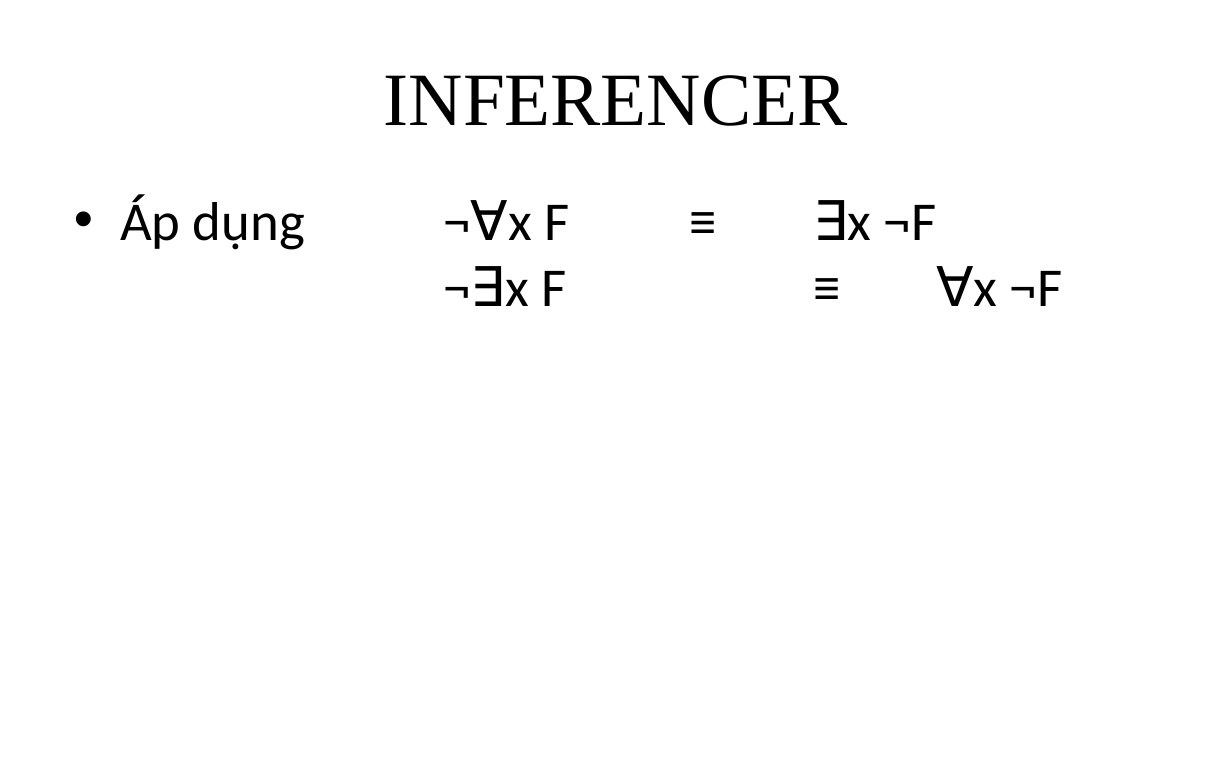
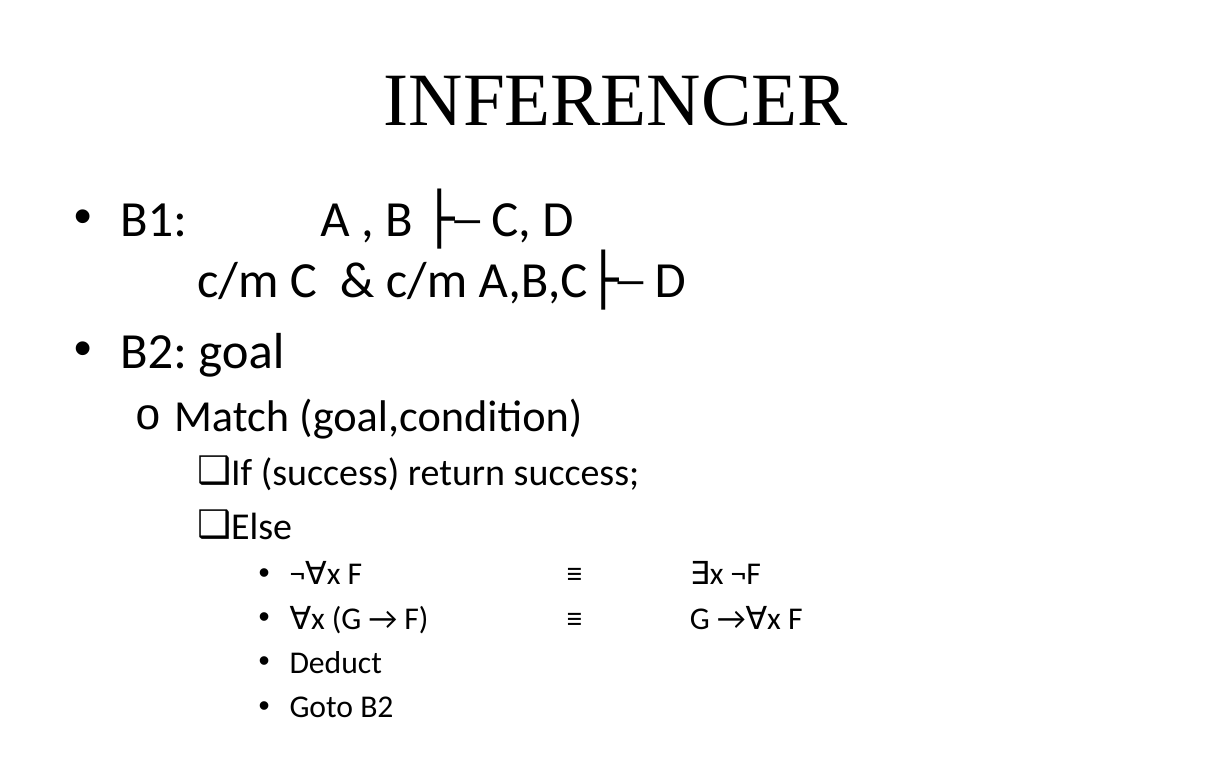
Before and after one commit to giang-rocker/logic, a slide deck: slide 6 of Report/SUY LUẬN TỰ NHIÊN.pptx. Drawn at 1232x770 pixels with LibreOffice and Linux fonts; fonts in the diff are those of the drawing. Boxes give left, top, right and bottom in pixels: in the first picture for what was removed or moved away, otherwise in the second. Text is boxed around its words. In the diff, an @@ line names an element or a change of style, - is before the commit and + after.

```diff
--- a/Report/SUY LUẬN TỰ NHIÊN.pptx
+++ b/Report/SUY LUẬN TỰ NHIÊN.pptx
@@ text at <box>120,203,803,633</box>: text changed; size 32 to 29.6 pt @@
-• Áp dụng ¬∀x F ≡ ∃x ¬F
-  ¬∃x F ≡ ∀x ¬F
+• B1: A , B ├─ C, D
+  c/m C & c/m A,B,C├─ D
+• B2: goal
+  o Match (goal,condition)
+    ❑ If (success) return success;
+    ❑ Else
+      • ¬∀x F ≡ ∃x ¬F
+      • ∀x (G → F) ≡ G →∀x F
+      • Deduct
+      • Goto B2
```
Also in this commit, not shown: 4 other slides changed.
